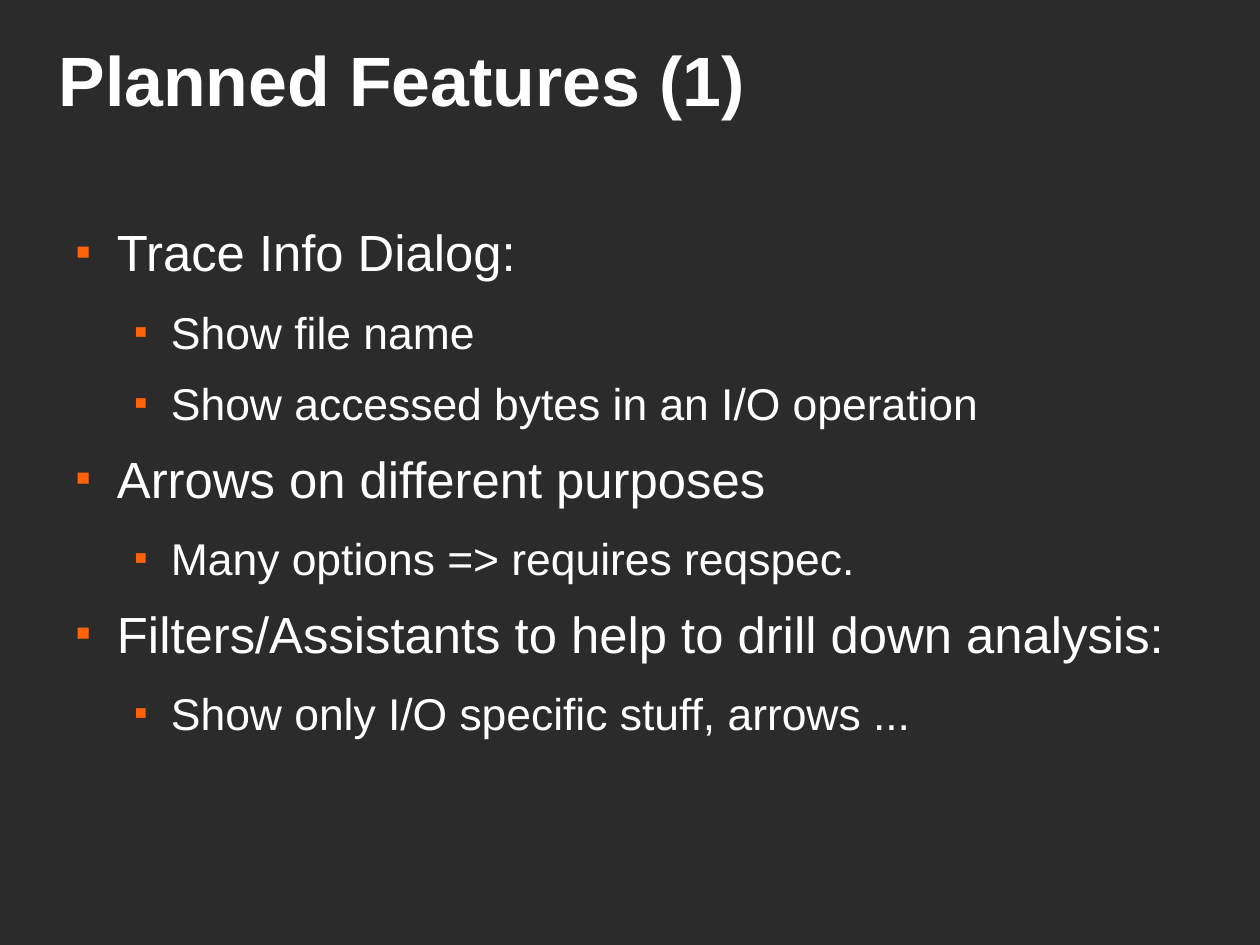
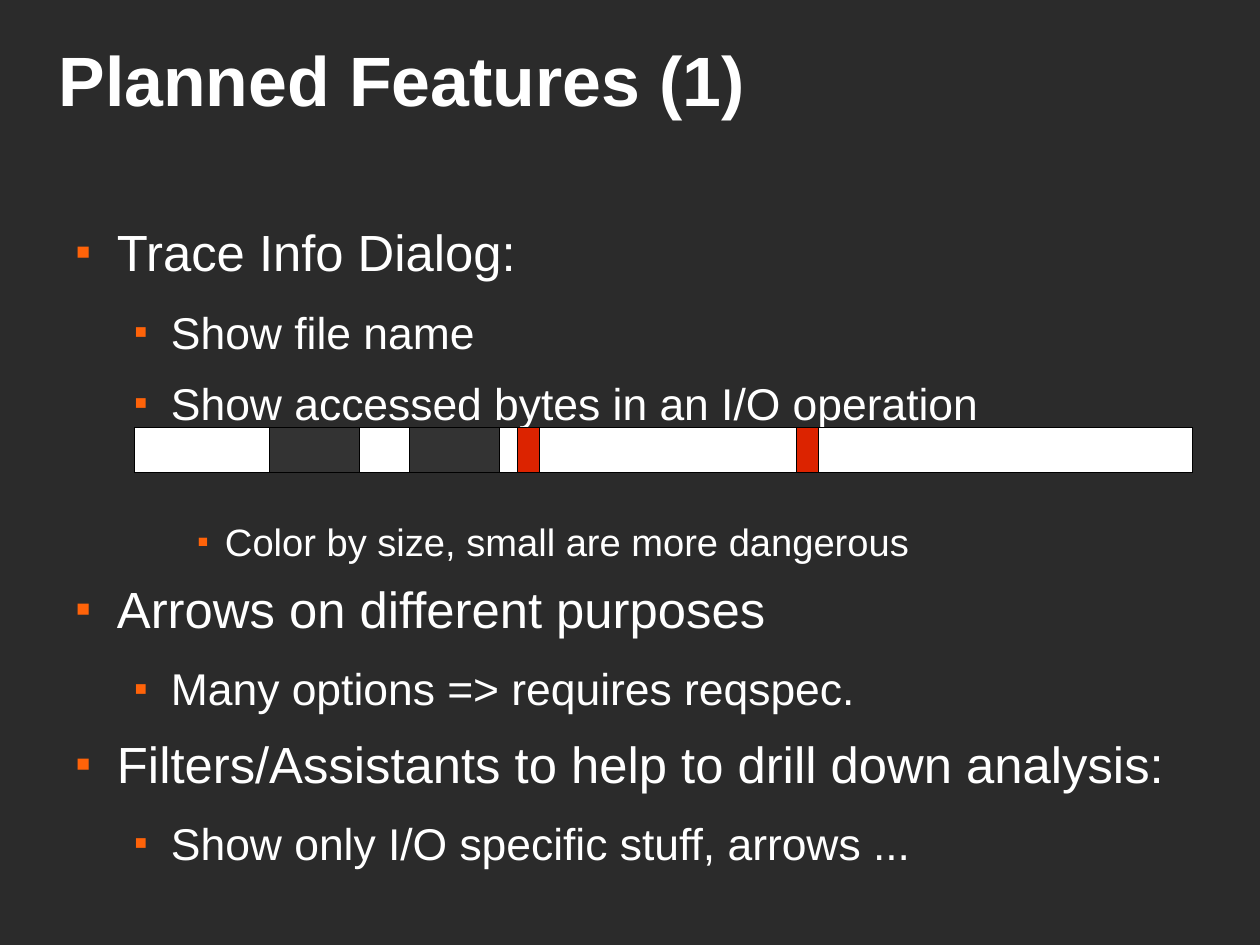
Before and after one commit to JulianKunkel/hdtrace-piosim, a slide deck: slide 28 of PIOsimHD-Doc/Presentations/OngoingWork-04-09/OngoingWork.odp (slide 27 before the commit). Drawn at 1260x945 pixels with LibreOffice and Linux fonts; fonts in the diff are those of the drawing; background and template pictures are left out; a plain dark background stands for a picture behind light text. Boxes give left, top, right and bottom in pixels: in the first picture for what was removed or moved away, otherwise in the second. Text is boxed around its words. In the diff, an @@ line names an element or a change of style, - is before the commit and + after.

```diff
--- a/PIOsimHD-Doc/Presentations/OngoingWork-04-09/OngoingWork.odp
+++ b/PIOsimHD-Doc/Presentations/OngoingWork-04-09/OngoingWork.odp
@@ rectangle added at (135,428,1193,472), fill #FFFFFF, outline #000000 0 pt @@
@@ rectangle added at (270,428,360,472), fill #333333, outline #000000 0 pt @@
@@ rectangle added at (409,428,500,472), fill #333333, outline #000000 0 pt @@
@@ rectangle added at (518,428,541,472), fill #DC2300, outline #000000 0 pt @@
@@ rectangle added at (797,428,820,472), fill #DC2300, outline #000000 0 pt @@
@@ text at (225,528,909,564): paragraph added @@
+    ■ Color by size, small are more dangerous
```
Also in this commit, not shown: 22 other slides changed, 9 slides added, 1 slide removed.
